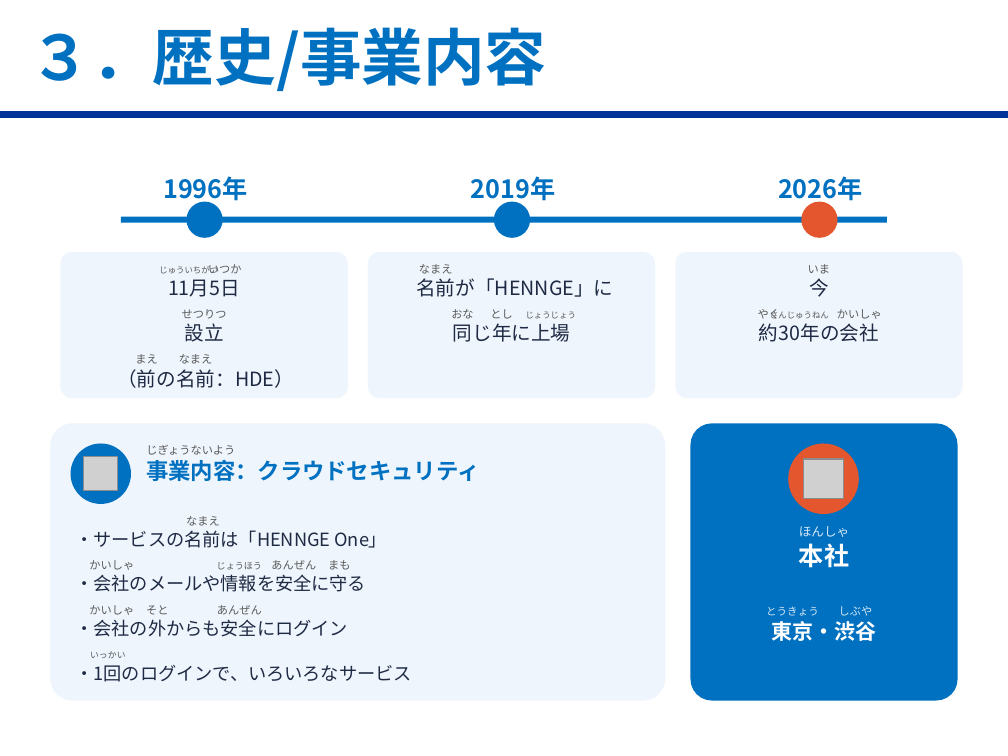
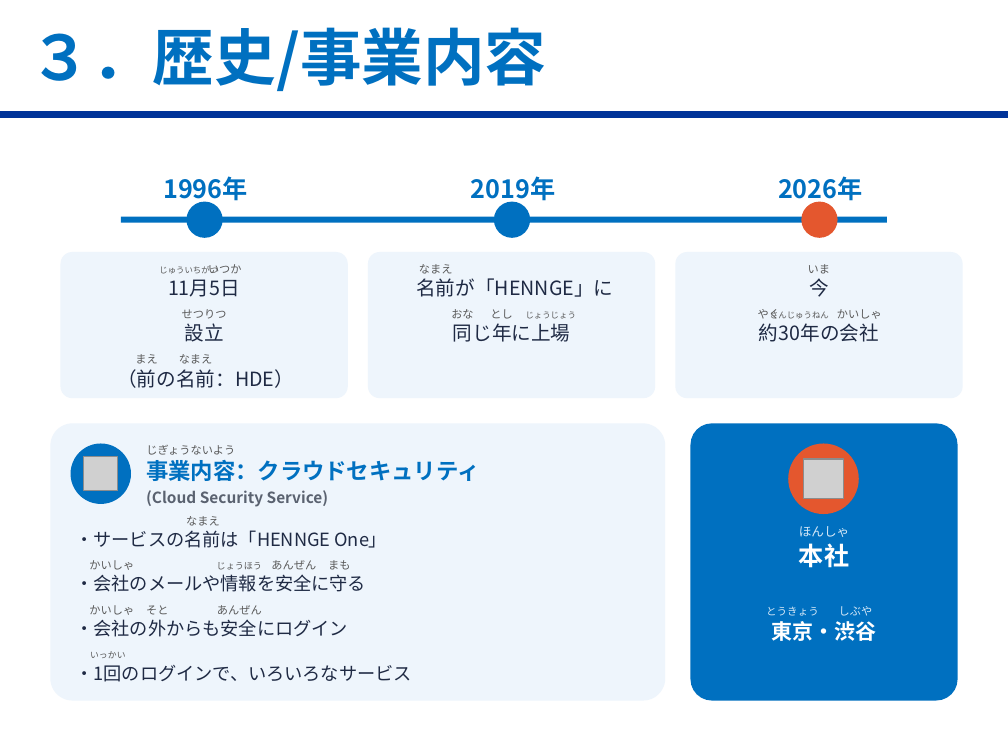
Before and after one commit to ramazandogna/pixel-powerpoint, a slide deck: slide 4 of deliverables/企業研究_HENNGE_第1回-1.pptx. Drawn at 1008x756 pixels with LibreOffice and Linux fonts; fonts in the diff are those of the drawing; grey boxes stand for pictures; background and template pictures are left out. Boxes give left, top, right and bottom in pixels: in the first picture for what was removed or moved away, otherwise in the second. Text is boxed around its words. In the diff, an @@ line names an element or a change of style, - is before the commit and + after.

```diff
--- a/deliverables/企業研究_HENNGE_第1回-1.pptx
+++ b/deliverables/企業研究_HENNGE_第1回-1.pptx
@@ text added at (146, 490, 329, 507), 11 pt, text #5A6270, bold @@
+(Cloud Security Service)
```
Also in this commit, not shown: 1 other file.
